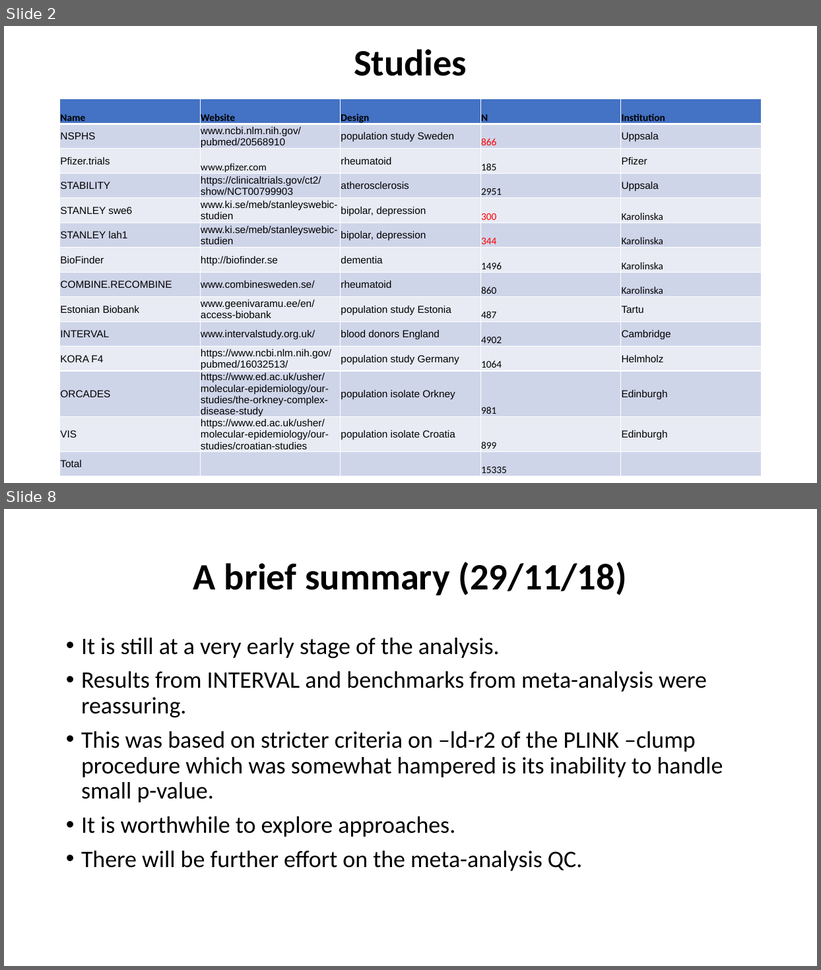
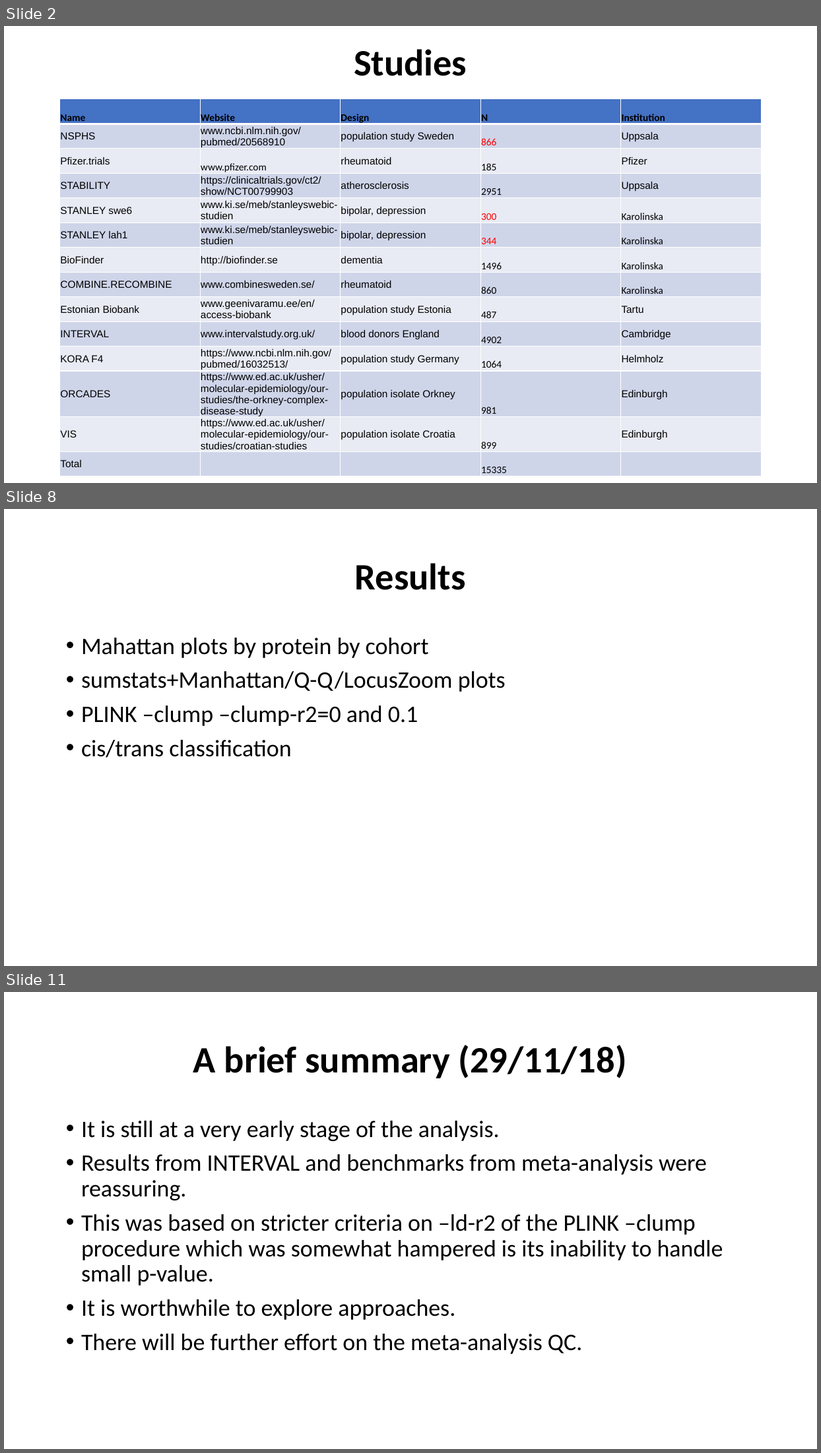
Before and after one commit to jinghuazhao/INF, a slide deck: doc/SCALLOP_INF1-120419.pptx. Shown one above the other, each under a label of ours: slides 2 and 8 before the commit, slides 2, 8 and 11 after it; the slides between them are not shown. The pictures are 821x970 and 821x1453 pixels, drawn with LibreOffice and Linux fonts; fonts in the diff are those of the drawing. Boxes give left, top, right and bottom in pixels: in the first picture for what was removed or moved away, otherwise in the second. Text is boxed around its words. In the diff, an @@ line names an element or a change of style, - is before the commit and + after.

```diff
--- a/doc/SCALLOP_INF1-120419.pptx
+++ b/doc/SCALLOP_INF1-120419.pptx
@@ slide 8 added at box(4, 509, 817, 966), background #FFFFFF @@
@@ title added at box(355, 563, 466, 590), 44 pt, text #000000, bold @@
+Results
@@ text added at box(81, 638, 506, 758), 28 pt, text #000000 @@
+• Mahattan plots by protein by cohort
+• sumstats+Manhattan/Q-Q/LocusZoom plots
+• PLINK –clump –clump-r2=0 and 0.1
+• cis/trans classification
@@ what was slide 8 is now slide 11 @@
```
Also in this commit, not shown: 7 slides changed, 4 other slides added, 2 slides removed.
